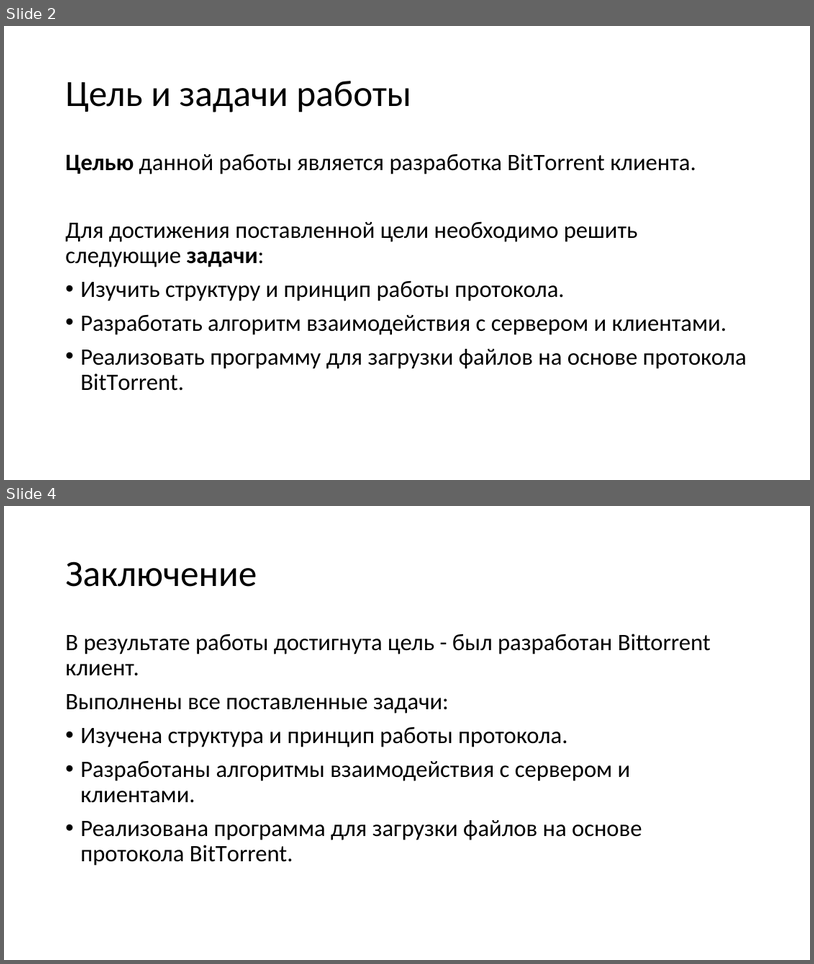
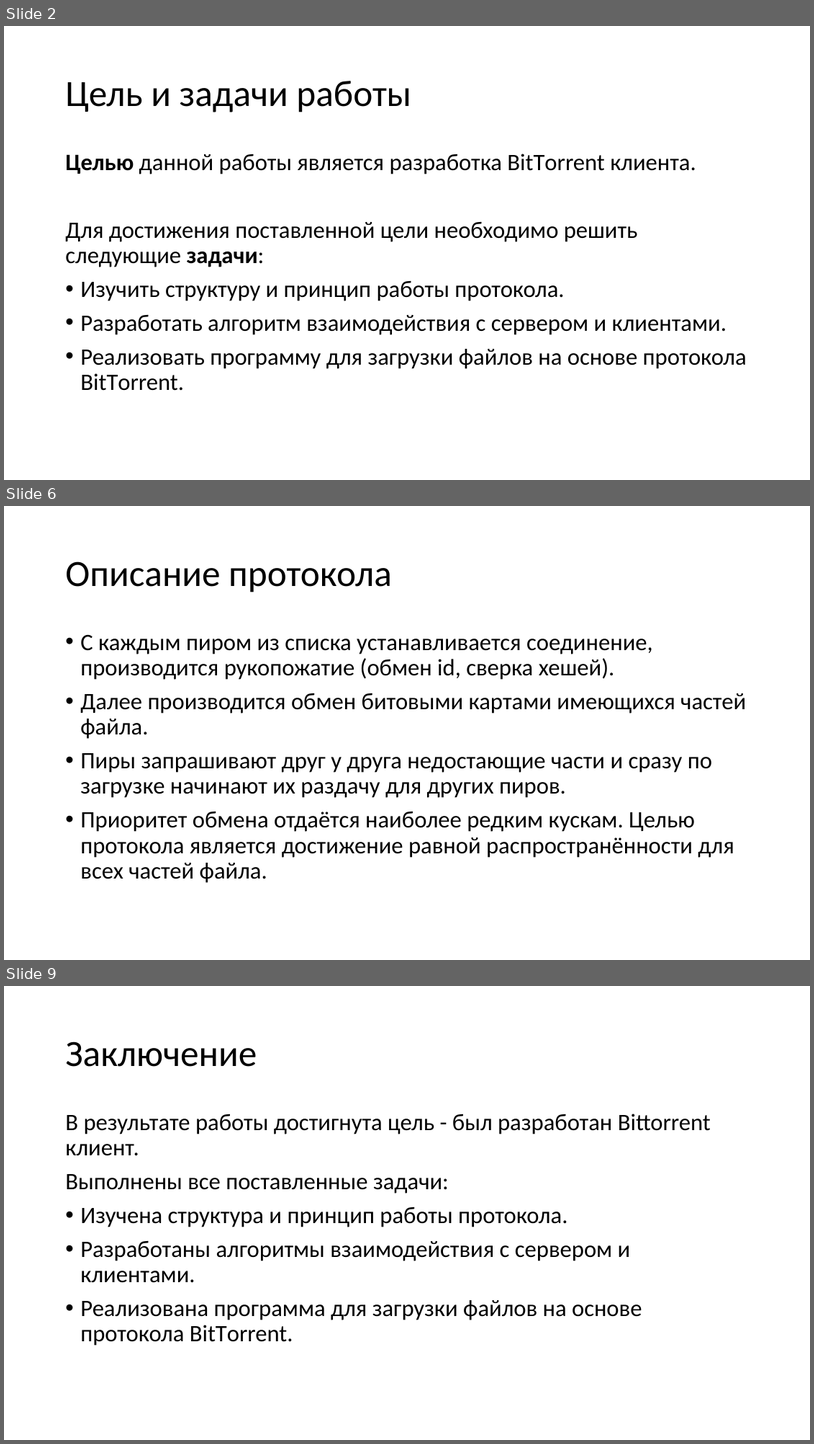
Before and after one commit to Bryanskaya/CourseNetworks, a slide deck: docs/presentation.pptx. Shown one above the other, each under a label of ours: slides 2 and 4 before the commit, slides 2, 6 and 9 after it; the slides between them are not shown. The pictures are 814x964 and 814x1444 pixels, drawn with LibreOffice and Linux fonts; fonts in the diff are those of the drawing. Boxes give left, top, right and bottom in pixels: in the first picture for what was removed or moved away, otherwise in the second. Text is boxed around its words. In the diff, an @@ line names an element or a change of style, - is before the commit and + after.

```diff
--- a/docs/presentation.pptx
+++ b/docs/presentation.pptx
@@ slide 6 added at box(4, 506, 810, 960), background #FFFFFF @@
@@ title added at box(65, 561, 392, 592), 44 pt, text #000000 @@
+Описание протокола
@@ text added at box(80, 634, 746, 883), 28 pt, text #000000 @@
+• С каждым пиром из списка устанавливается соединение, производится рукопожатие (обмен id, сверка хешей).
+• Далее производится обмен битовыми картами имеющихся частей файла.
+• Пиры запрашивают друг у друга недостающие части и сразу по загрузке начинают их раздачу для других пиров.
+• Приоритет обмена отдаётся наиболее редким кускам. Целью протокола является достижение равной распространённости для всех частей файла.
@@ what was slide 4 is now slide 9 @@
```
Also in this commit, not shown: 1 slide changed, 4 other slides added, 8 other files.
